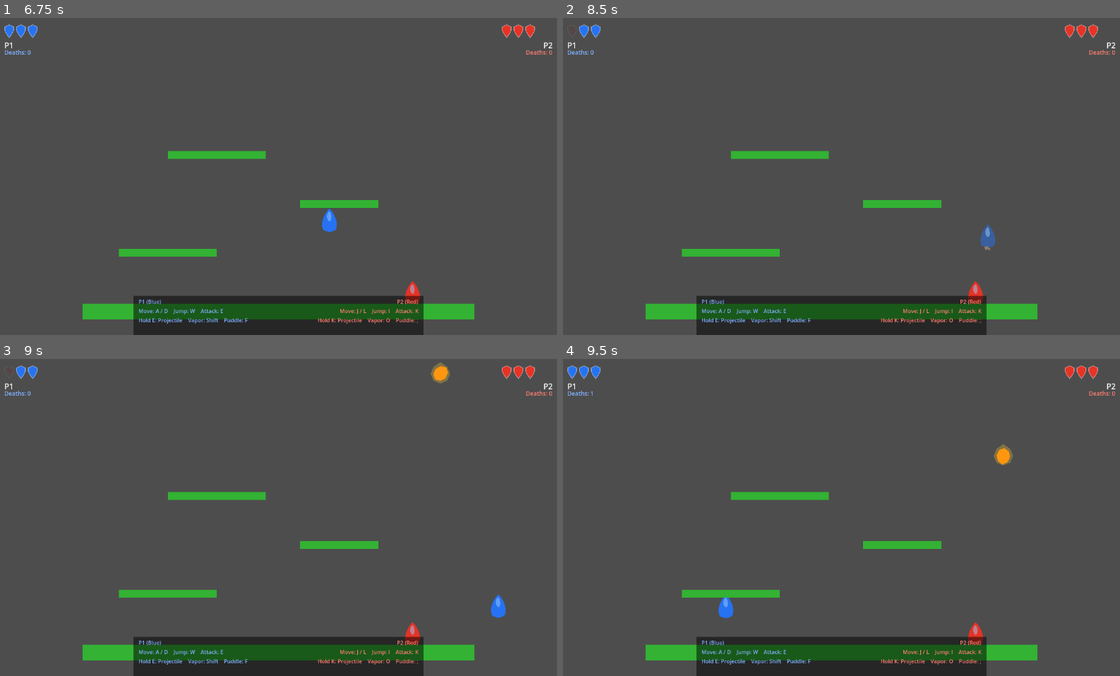
Above: before the commit, frames 1-4 (two rows, left to right).
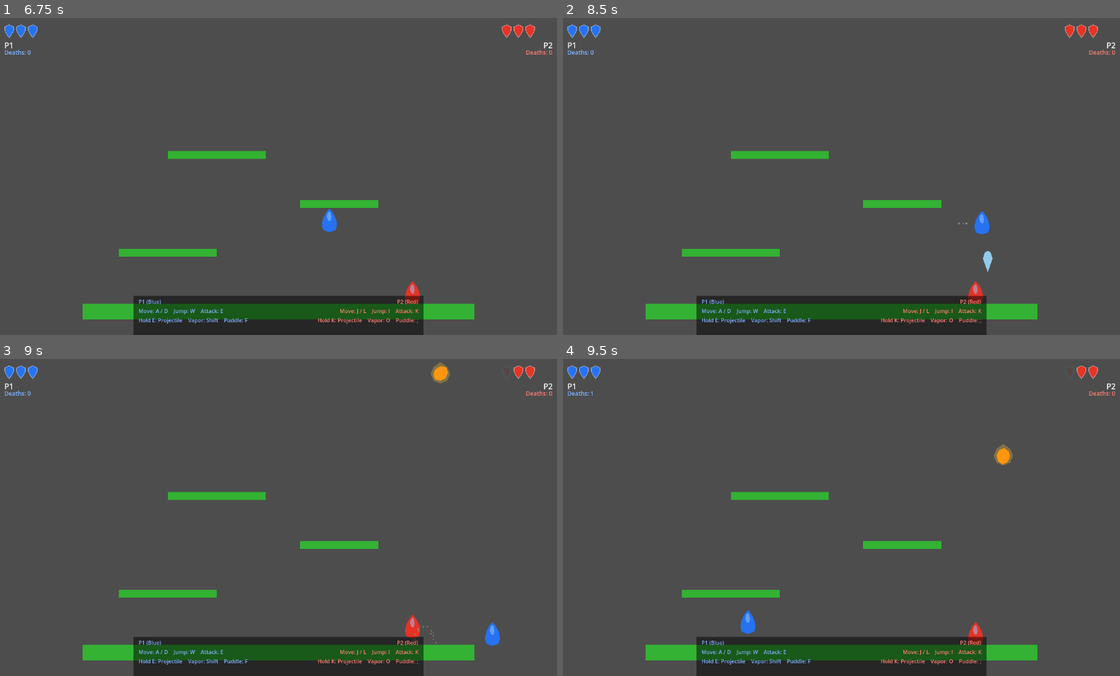
Above: after the commit, the same moments.

Repository: yhovart/smash-hero-rockit
Game: Godot game, scene res://main.tscn
Same seed, same stepped clock (60 frames per second), same inputs: the game is played once before the commit and once after it.
Inputs (mouse positions are in pixels of both pictures, inside the frame that each line leads up to):
- Up to frame 1 (6.75 s): tap Enter at 0.5 s; move the mouse to (401, 160) at 0.52 s; hold D (p1_right) 0.53-2.03 s; tap E (p1_attack) at 0.6 s; click (401, 160) at 0.67 s; tap W (p1_jump) at 0.77, 1.07, 1.52, 1.82, 3.02, 3.32, 3.77, 4.07, 4.52, 4.82, 6.02, 6.32 s; tap F (p1_puddle) at 0.8, 1.35 s; move the mouse to (167, 192) at 1.27 s; tap Shift (p1_vapor) at 1.55, 2.1 s; move the mouse to (334, 106) at 2.02 s; hold A (p1_left) 2.03-2.78 s; tap K (p2_attack) at 2.3, 2.85 s; move the mouse to (250, 239) at 2.77 s; hold D (p1_right) 2.78-4.28 s; click (250, 239) at 2.92 s; tap J (p2_left) at 3.05, 3.6 s; move the mouse to (445, 224) at 3.52 s; tap , (p2_puddle) at 3.8, 4.35 s; move the mouse to (111, 128) at 4.27 s; hold A (p1_left) 4.28-5.03 s; tap L (p2_right) at 4.55, 5.1 s; move the mouse to (306, 176) at 5.02 s; hold D (p1_right) 5.03-5.78 s; click (306, 176) at 5.17 s; tap O (p2_vapor) at 5.3, 5.85 s; move the mouse to (194, 97) at 5.77 s; hold A (p1_left) from 5.78 s (still down); tap Space at 6.05, 6.6 s; move the mouse to (401, 160) at 6.52 s
- Up to frame 2 (8.5 s): tap W (p1_jump) at 6.77, 7.07, 7.52, 7.82 s; tap Enter at 6.8, 7.35 s; move the mouse to (730, 192) at 7.27 s; release A (p1_left) at 7.28 s; hold D (p1_right) from 7.28 s (still down); click (730, 192) at 7.42 s; tap Keypad Enter at 7.55, 8.1 s; move the mouse to (897, 106) at 8.02 s; tap Backspace at 8.3 s
- Up to frame 3 (9 s): keep holding D (p1_right); move the mouse to (250, 580) at 8.77 s; tap Backspace at 8.85 s
- Up to frame 4 (9.5 s): keep holding D (p1_right); tap W (p1_jump) at 9.02, 9.05, 9.32 s

Frame 1 is identical in both runs. In frame 2, 0.4% of the frame differs, in the area x 0-78%, y 2-81%; in frame 3, 0.6%, in the area x 0-92%, y 2-91%; in frame 4, 0.3%.

Commit message:
Add remote input fallback and controller auto-mapping

Diff:
--- /dev/null
+++ b/main.gd
@@ -0,0 +1,125 @@
+extends Node2D
+
+const P1_ACTIONS := ["p1_left", "p1_right", "p1_jump", "p1_attack", "p1_vapor", "p1_puddle"]
+const P2_ACTIONS := ["p2_left", "p2_right", "p2_jump", "p2_attack", "p2_vapor", "p2_puddle"]
+
+@export var log_remote_input := true
+
+
+func _ready() -> void:
+	_ensure_remote_fallback_bindings()
+	Input.joy_connection_changed.connect(_on_joy_connection_changed)
+	_refresh_joypad_mapping()
+
+
+func _on_joy_connection_changed(_device: int, _connected: bool) -> void:
+	_refresh_joypad_mapping()
+
+
+func _refresh_joypad_mapping() -> void:
+	var connected := Input.get_connected_joypads()
+	if connected.is_empty():
+		print("No joypads detected by Godot. If this is a TV remote, it may be exposing keyboard events instead.")
+		_print_snap_joystick_hint()
+		return
+
+	var names: PackedStringArray = []
+	for joy_id in connected:
+		names.append("%d:%s" % [joy_id, Input.get_joy_name(joy_id)])
+	print("Connected joypads -> ", ", ".join(names))
+
+	var p1_device: int = connected[0]
+	var p2_device: int = connected[1] if connected.size() > 1 else connected[0]
+
+	_assign_actions_to_device(P1_ACTIONS, p1_device)
+	_assign_actions_to_device(P2_ACTIONS, p2_device)
+
+	print("Mapped P1 to device %d, P2 to device %d" % [p1_device, p2_device])
+
+
+func _print_snap_joystick_hint() -> void:
+	var is_snap := not OS.get_environment("SNAP").is_empty()
+	if not is_snap:
+		return
+	print("Snap build detected. If your remote is not detected, run:")
+	print("  sudo snap connect godot4:joystick")
+	print("  sudo snap connect godot4:hardware-observe")
+
+
+func _assign_actions_to_device(actions: Array[String], device: int) -> void:
+	for action in actions:
+		var events := InputMap.action_get_events(action)
+		var rebuilt_events: Array[InputEvent] = []
+
+		for event in events:
+			if event is InputEventJoypadButton or event is InputEventJoypadMotion:
+				var new_event := event.duplicate()
+				new_event.device = device
+				rebuilt_events.append(new_event)
+			else:
+				rebuilt_events.append(event)
+
+		InputMap.action_erase_events(action)
+		for input_event in rebuilt_events:
+			InputMap.action_add_event(action, input_event)
+
+
+func _ensure_remote_fallback_bindings() -> void:
+	_bind_key_if_missing("p1_left", KEY_LEFT)
+	_bind_key_if_missing("p1_right", KEY_RIGHT)
+	_bind_key_if_missing("p1_jump", KEY_UP)
+	_bind_key_if_missing("p1_jump", KEY_SPACE)
+	_bind_key_if_missing("p1_attack", KEY_ENTER)
+	_bind_key_if_missing("p1_attack", KEY_KP_ENTER)
+	_bind_key_if_missing("p1_vapor", KEY_BACKSPACE)
+	_bind_key_if_missing("p1_puddle", KEY_DOWN)
+
+	_bind_joy_button_if_missing("p1_left", JOY_BUTTON_DPAD_LEFT, -1)
+	_bind_joy_button_if_missing("p1_right", JOY_BUTTON_DPAD_RIGHT, -1)
+	_bind_joy_button_if_missing("p1_jump", JOY_BUTTON_A, -1)
+	_bind_joy_button_if_missing("p1_attack", JOY_BUTTON_X, -1)
+	_bind_joy_button_if_missing("p1_vapor", JOY_BUTTON_Y, -1)
+	_bind_joy_button_if_missing("p1_puddle", JOY_BUTTON_B, -1)
+	_bind_joy_motion_if_missing("p1_left", JOY_AXIS_LEFT_X, -1.0, -1)
+	_bind_joy_motion_if_missing("p1_right", JOY_AXIS_LEFT_X, 1.0, -1)
+
+
+func _bind_key_if_missing(action: String, keycode: Key) -> void:
+	for event in InputMap.action_get_events(action):
+		if event is InputEventKey and event.keycode == keycode:
+			return
+	var key_event := InputEventKey.new()
+	key_event.keycode = keycode
+	InputMap.action_add_event(action, key_event)
+
+
+func _bind_joy_button_if_missing(action: String, button: JoyButton, device: int) -> void:
+	for event in InputMap.action_get_events(action):
+		if event is InputEventJoypadButton and event.button_index == button and event.device == device:
+			return
+	var button_event := InputEventJoypadButton.new()
+	button_event.button_index = button
+	button_event.device = device
+	InputMap.action_add_event(action, button_event)
+
+
+func _bind_joy_motion_if_missing(action: String, axis: JoyAxis, axis_value: float, device: int) -> void:
+	for event in InputMap.action_get_events(action):
+		if event is InputEventJoypadMotion and event.axis == axis and is_equal_approx(event.axis_value, axis_value) and event.device == device:
+			return
+	var motion_event := InputEventJoypadMotion.new()
+	motion_event.axis = axis
+	motion_event.axis_value = axis_value
+	motion_event.device = device
+	InputMap.action_add_event(action, motion_event)
+
+
+func _unhandled_input(event: InputEvent) -> void:
+	if not log_remote_input:
+		return
+	if event is InputEventJoypadButton and event.pressed:
+		print("JOY BUTTON device=%d button=%d" % [event.device, event.button_index])
+	elif event is InputEventJoypadMotion and absf(event.axis_value) > 0.5:
+		print("JOY MOTION device=%d axis=%d value=%.2f" % [event.device, event.axis, event.axis_value])
+	elif event is InputEventKey and event.pressed and not event.echo:
+		print("KEY device=%d physical_keycode=%d" % [event.device, event.physical_keycode])
--- a/main.tscn
+++ b/main.tscn
@@ -1,9 +1,10 @@
-[gd_scene load_steps=8 format=3 uid="uid://bmain001"]
+[gd_scene load_steps=9 format=3 uid="uid://bmain001"]
 
 [ext_resource type="PackedScene" uid="uid://bplayer001" path="res://player/player.tscn" id="1_player"]
 [ext_resource type="Script" path="res://hud.gd" id="2_hud"]
 [ext_resource type="PackedScene" uid="uid://bhazard001" path="res://hazards/falling_hazard.tscn" id="3_hazard"]
 [ext_resource type="Script" path="res://hazards/hazard_spawner.gd" id="4_spawner"]
+[ext_resource type="Script" path="res://main.gd" id="5_main"]
 
 [sub_resource type="RectangleShape2D" id="RectangleShape2D_floor"]
 size = Vector2(800, 32)
@@ -15,6 +16,7 @@
 size = Vector2(160, 16)
 
 [node name="Main" type="Node2D"]
+script = ExtResource("5_main")
 
 [node name="Camera2D" type="Camera2D" parent="."]
 position = Vector2(576, 324)
--- a/project.godot
+++ b/project.godot
@@ -20,61 +20,77 @@
 p1_left={
 "deadzone": 0.2,
 "events": [Object(InputEventKey,"resource_local_to_scene":false,"resource_name":"","device":-1,"window_id":0,"alt_press …(190 unchanged characters)…
+, Object(InputEventJoypadButton,"resource_local_to_scene":false,"resource_name":"","device":0,"button_index":13,"pressure":0.0,"pressed":false,"script":null)
+, Object(InputEventJoypadMotion,"resource_local_to_scene":false,"resource_name":"","device":0,"axis":0,"axis_value":-1.0,"script":null)
 ]
 }
 p1_right={
 "deadzone": 0.2,
 "events": [Object(InputEventKey,"resource_local_to_scene":false,"resource_name":"","device":-1,"window_id":0,"alt_press …(190 unchanged characters)…
+, Object(InputEventJoypadButton,"resource_local_to_scene":false,"resource_name":"","device":0,"button_index":14,"pressure":0.0,"pressed":false,"script":null)
+, Object(InputEventJoypadMotion,"resource_local_to_scene":false,"resource_name":"","device":0,"axis":0,"axis_value":1.0,"script":null)
 ]
 }
 p1_jump={
 "deadzone": 0.2,
 "events": [Object(InputEventKey,"resource_local_to_scene":false,"resource_name":"","device":-1,"window_id":0,"alt_press …(190 unchanged characters)…
+, Object(InputEventJoypadButton,"resource_local_to_scene":false,"resource_name":"","device":0,"button_index":0,"pressure":0.0,"pressed":false,"script":null)
 ]
 }
 p1_attack={
 "deadzone": 0.2,
 "events": [Object(InputEventKey,"resource_local_to_scene":false,"resource_name":"","device":-1,"window_id":0,"alt_press …(190 unchanged characters)…
+, Object(InputEventJoypadButton,"resource_local_to_scene":false,"resource_name":"","device":0,"button_index":2,"pressure":0.0,"pressed":false,"script":null)
 ]
 }
 p1_vapor={
 "deadzone": 0.2,
 "events": [Object(InputEventKey,"resource_local_to_scene":false,"resource_name":"","device":-1,"window_id":0,"alt_press …(195 unchanged characters)…
+, Object(InputEventJoypadButton,"resource_local_to_scene":false,"resource_name":"","device":0,"button_index":3,"pressure":0.0,"pressed":false,"script":null)
 ]
 }
 p1_puddle={
 "deadzone": 0.2,
 "events": [Object(InputEventKey,"resource_local_to_scene":false,"resource_name":"","device":-1,"window_id":0,"alt_press …(190 unchanged characters)…
+, Object(InputEventJoypadButton,"resource_local_to_scene":false,"resource_name":"","device":0,"button_index":1,"pressure":0.0,"pressed":false,"script":null)
 ]
 }
 p2_left={
 "deadzone": 0.2,
 "events": [Object(InputEventKey,"resource_local_to_scene":false,"resource_name":"","device":-1,"window_id":0,"alt_press …(190 unchanged characters)…
+, Object(InputEventJoypadButton,"resource_local_to_scene":false,"resource_name":"","device":1,"button_index":13,"pressure":0.0,"pressed":false,"script":null)
+, Object(InputEventJoypadMotion,"resource_local_to_scene":false,"resource_name":"","device":1,"axis":0,"axis_value":-1.0,"script":null)
 ]
 }
 p2_right={
 "deadzone": 0.2,
 "events": [Object(InputEventKey,"resource_local_to_scene":false,"resource_name":"","device":-1,"window_id":0,"alt_press …(190 unchanged characters)…
+, Object(InputEventJoypadButton,"resource_local_to_scene":false,"resource_name":"","device":1,"button_index":14,"pressure":0.0,"pressed":false,"script":null)
+, Object(InputEventJoypadMotion,"resource_local_to_scene":false,"resource_name":"","device":1,"axis":0,"axis_value":1.0,"script":null)
 ]
 }
 p2_jump={
 "deadzone": 0.2,
 "events": [Object(InputEventKey,"resource_local_to_scene":false,"resource_name":"","device":-1,"window_id":0,"alt_press …(190 unchanged characters)…
+, Object(InputEventJoypadButton,"resource_local_to_scene":false,"resource_name":"","device":1,"button_index":0,"pressure":0.0,"pressed":false,"script":null)
 ]
 }
 p2_attack={
 "deadzone": 0.2,
 "events": [Object(InputEventKey,"resource_local_to_scene":false,"resource_name":"","device":-1,"window_id":0,"alt_press …(190 unchanged characters)…
+, Object(InputEventJoypadButton,"resource_local_to_scene":false,"resource_name":"","device":1,"button_index":2,"pressure":0.0,"pressed":false,"script":null)
 ]
 }
 p2_vapor={
 "deadzone": 0.2,
 "events": [Object(InputEventKey,"resource_local_to_scene":false,"resource_name":"","device":-1,"window_id":0,"alt_press …(190 unchanged characters)…
+, Object(InputEventJoypadButton,"resource_local_to_scene":false,"resource_name":"","device":1,"button_index":3,"pressure":0.0,"pressed":false,"script":null)
 ]
 }
 p2_puddle={
 "deadzone": 0.2,
 "events": [Object(InputEventKey,"resource_local_to_scene":false,"resource_name":"","device":-1,"window_id":0,"alt_press …(190 unchanged characters)…
+, Object(InputEventJoypadButton,"resource_local_to_scene":false,"resource_name":"","device":1,"button_index":1,"pressure":0.0,"pressed":false,"script":null)
 ]
 }
 
Not shown, added: main.gd.uid
Not shown, changed: .gitignore
